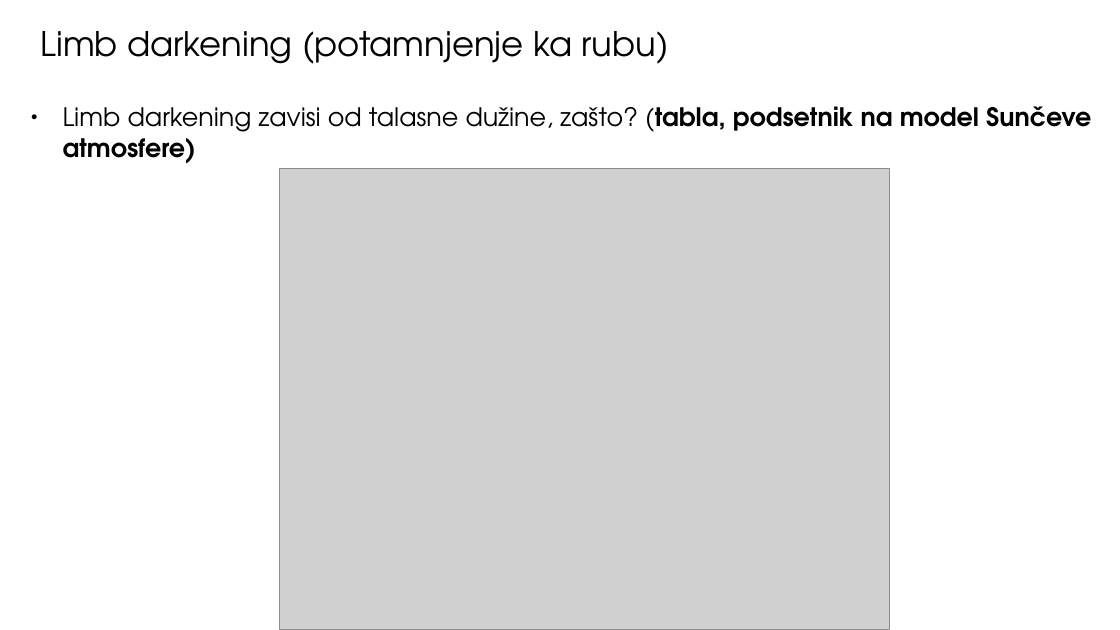
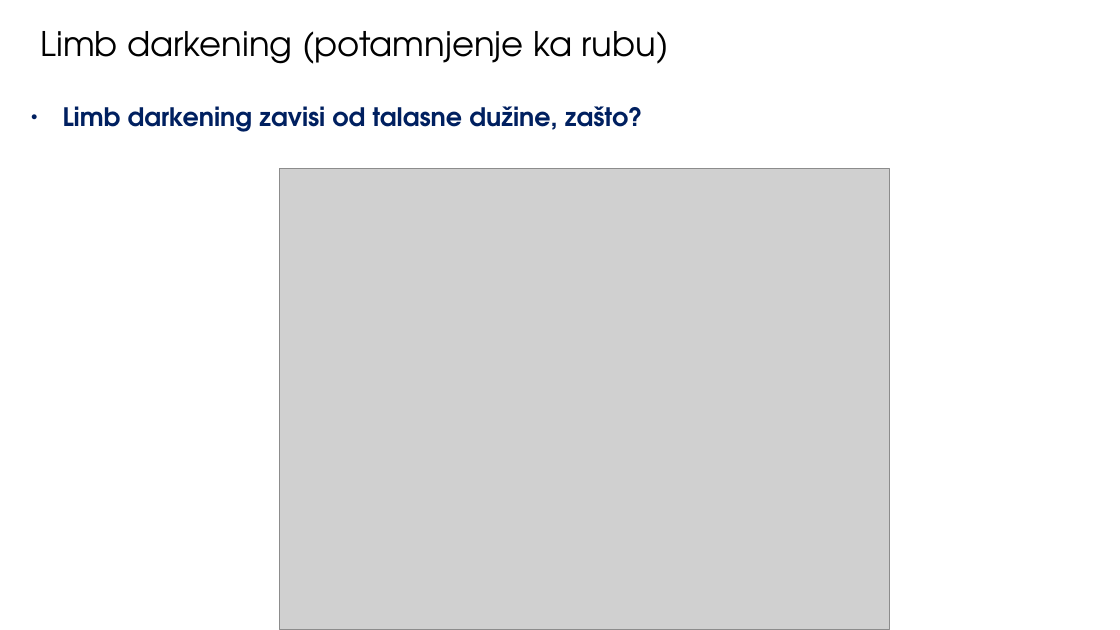
Before and after one commit to ivanzmilic/TZS_matf, a slide deck: slide 10 of Predavanja/Predavanje_05_Atmosfere_u_RZ.pptx (slide 9 before the commit). Drawn at 1120x630 pixels with LibreOffice and Linux fonts; fonts in the diff are those of the drawing; grey boxes stand for pictures. Boxes give left, top, right and bottom in pixels: in the first picture for what was removed or moved away, otherwise in the second. Text is boxed around its words. In the diff, an @@ line names an element or a change of style, - is before the commit and + after.

```diff
--- a/Predavanja/Predavanje_05_Atmosfere_u_RZ.pptx
+++ b/Predavanja/Predavanje_05_Atmosfere_u_RZ.pptx
@@ text at box(63, 106, 643, 132): text changed; text colour #000000 to #002060; bold on @@
-● Limb darkening zavisi od talasne dužine, zašto? (tabla, podsetnik na model Sunčeve atmosfere)
+● Limb darkening zavisi od talasne dužine, zašto?
```
Also in this commit, not shown: 23 other slides changed, 2 slides added, 1 slide removed, 5 other files.
